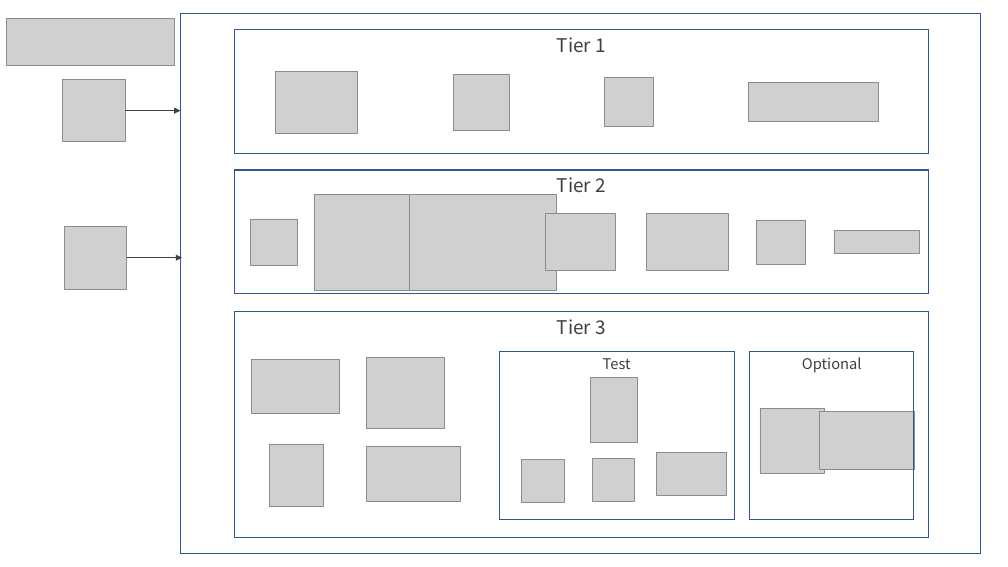
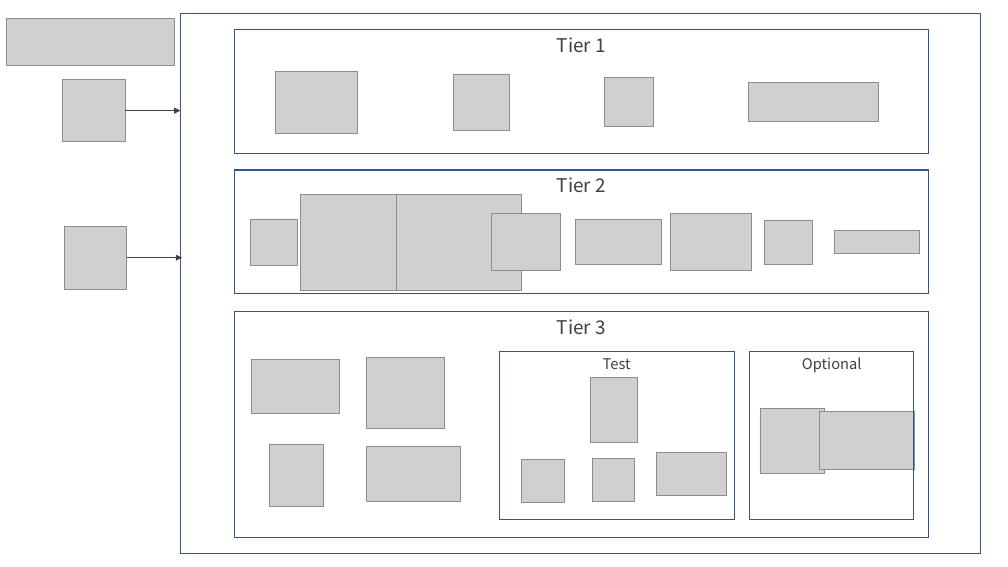
Before and after one commit to yurake/k8s-3tier-webapp, a slide deck: slide 1 of docs/LayardArchitecturalOverview.pptx. Drawn at 1008x567 pixels with LibreOffice and Linux fonts; fonts in the diff are those of the drawing; grey boxes stand for pictures. Boxes give left, top, right and bottom in pixels: in the first picture for what was removed or moved away, otherwise in the second. Text is boxed around its words. In the diff, an @@ line names an element or a change of style, - is before the commit and + after.

```diff
--- a/docs/LayardArchitecturalOverview.pptx
+++ b/docs/LayardArchitecturalOverview.pptx
@@ picture: place and size @@
-picture at (314,194,410,290)
+picture at (300,194,396,290)
@@ picture: place and size @@
-picture at (386,194,557,290)
+picture at (351,194,522,290)
@@ picture: place and size @@
-picture at (546,214,616,271)
+picture at (491,214,560,271)
@@ picture added at (575,220,661,265) @@
@@ picture: place and size @@
-picture at (647,214,728,271)
+picture at (671,214,752,271)
@@ picture: place and size @@
-picture at (757,220,805,265)
+picture at (765,220,813,265)
```
Also in this commit, not shown: 1 other file.
